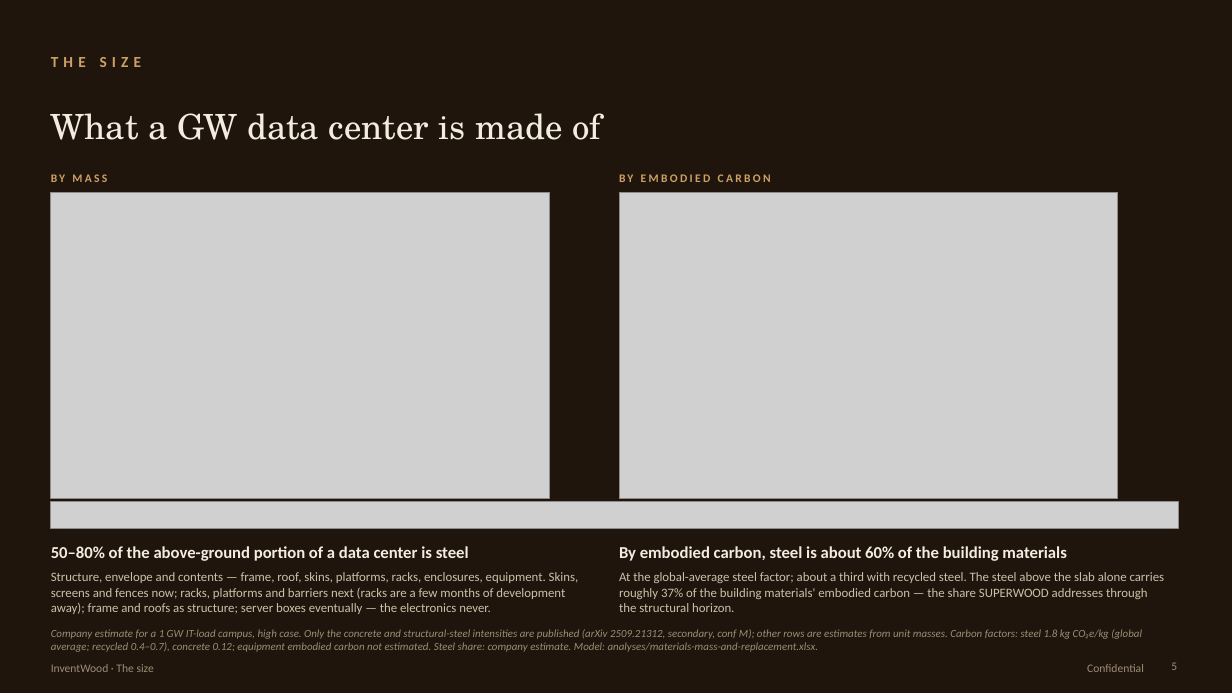
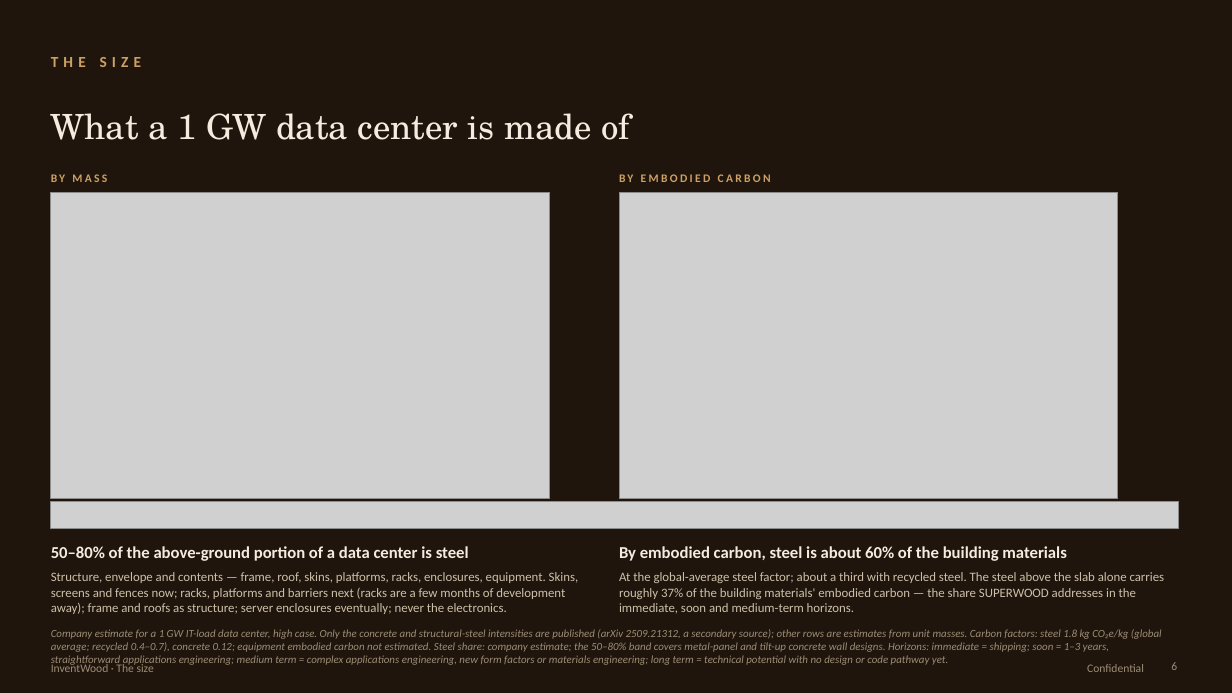
Before and after one commit to alau-hi/decks, a slide deck: slide 6 of superwood-datacenter-investor/SUPERWOOD-for-Data-Centers-Companion.pptx (slide 5 before the commit). Drawn at 1232x693 pixels with LibreOffice and Linux fonts; fonts in the diff are those of the drawing; grey boxes stand for pictures. Boxes give left, top, right and bottom in pixels: in the first picture for what was removed or moved away, otherwise in the second. Text is boxed around its words. In the diff, an @@ line names an element or a change of style, - is before the commit and + after.

```diff
--- a/superwood-datacenter-investor/SUPERWOOD-for-Data-Centers-Companion.pptx
+++ b/superwood-datacenter-investor/SUPERWOOD-for-Data-Centers-Companion.pptx
@@ text at [51,113,630,140]: text changed @@
-What a GW data center is made of
+What a 1 GW data center is made of
@@ text at [51,572,579,614]: text changed @@
-Structure, envelope and contents — frame, roof, skins, platforms, racks, enclosures, equipment. Skins, screens and fences now; racks, platforms and barriers next (racks are a few months of development away); frame and roofs as structure; server boxes eventually — the electronics never.
+Structure, envelope and contents — frame, roof, skins, platforms, racks, enclosures, equipment. Skins, screens and fences now; racks, platforms and barriers next (racks are a few months of development away); frame and roofs as structure; server enclosures eventually; never the electronics.
@@ text at [619,572,1165,613]: text changed @@
-At the global-average steel factor; about a third with recycled steel. The steel above the slab alone carries roughly 37% of the building materials' embodied carbon — the share SUPERWOOD addresses through the structural horizon.
+At the global-average steel factor; about a third with recycled steel. The steel above the slab alone carries roughly 37% of the building materials' embodied carbon — the share SUPERWOOD addresses in the immediate, soon and medium-term horizons.
@@ text at [51,629,1162,665]: text changed @@
-Company estimate for a 1 GW IT-load campus, high case. Only the concrete and structural-steel intensities are published (arXiv 2509.21312, secondary, conf M); other rows are estimates from unit masses. Carbon factors: steel 1.8 kg CO₂e/kg (global average; recycled 0.4–0.7), concrete 0.12; equipment embodied carbon not estimated. Steel share: company estimate. Model: analyses/materials-mass-and-replacement.xlsx.
+Company estimate for a 1 GW IT-load data center, high case. Only the concrete and structural-steel intensities are published (arXiv 2509.21312, a secondary source); other rows are estimates from unit masses. Carbon factors: steel 1.8 kg CO₂e/kg (global average; recycled 0.4–0.7), concrete 0.12; equipment embodied carbon not estimated. Steel share: company estimate; the 50–80% band covers metal-panel and tilt-up concrete wall designs. Horizons: immediate = shipping; soon = 1–3 years, straightforward applications engineering; medium term = complex applications engineering, new form factors or materials engineering; long term = technical potential with no design or code pathway yet.
@@ page number at [1171,662,1177,670]: text changed @@
-5
+6
```
Also in this commit, not shown: 17 other slides changed, 2 slides added, 3 slides removed, 13 other files.
